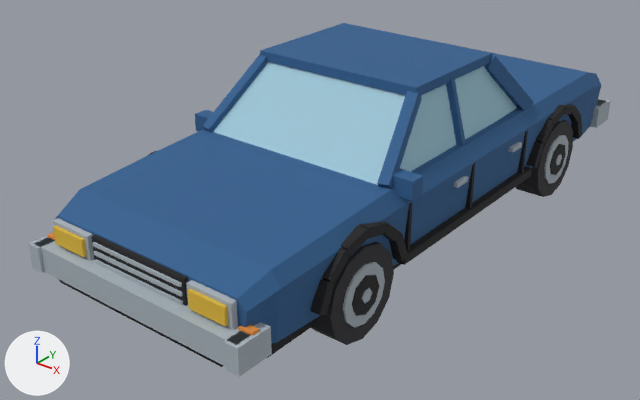
One commit to the glTF model site/models/GV_Sedan_Blue_01.glb: the scene before it, then after it.
Camera for both pictures: a camera (50 mm lens) standing at (3.63, -5.16, 3.23) and looking at (-0.19, -0.39, 0.28). Arrows for +X, +Y and +Z are at lower left; the lights stay in place. The first picture is the older version. Vertices at exactly the same position are counted once.

Before the edit, the objects in view are built like this:
```python
me_gv_sedan_blue_01 = bpy.data.meshes.new('GV_Sedan_Blue_01')
me_gv_sedan_blue_01.from_pydata(...)  # 964 vertices, 1560 faces; spans x -0.96..0.96, y -2.45..2.48, z 0.0..1.38
me_gv_sedan_blue_01.materials.append(mat_globalpalette)  # picture img_globalpalette
ob_gv_sedan_blue_01 = bpy.data.objects.new('GV_Sedan_Blue_01', me_gv_sedan_blue_01)
ob_gv_sedan_blue_01.location = (0.0, 0.0, 0.0)
```
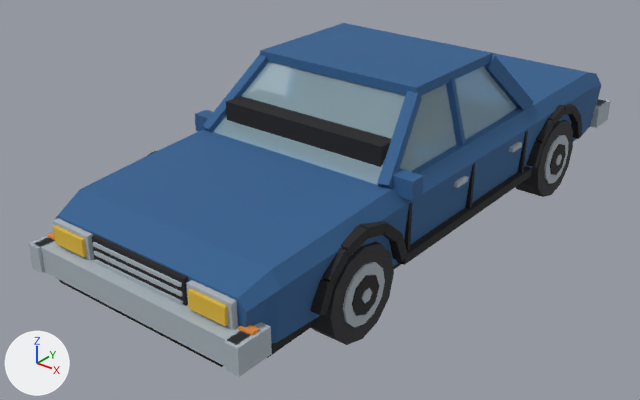
What changed in the scene script:
```text
Add mat_globalpaletteglass:
    mat_globalpaletteglass = bpy.data.materials.new('GlobalPaletteGlass')
    # uses the picture img_globalpalette
Change me_gv_sedan_blue_01:
    used by ob_gv_sedan_blue_01; location = (0.0, 0.0, 0.0)
    remove me_gv_sedan_blue_01.from_pydata(...)  # 964 vertices, 1560 faces; spans x -0.96..0.96, y -2.45..2.48, z 0.0..1.38
    add me_gv_sedan_blue_01.from_pydata(...)  # 1024 vertices, 1652 faces; spans x -0.96..0.96, y -2.45..2.48, z 0.0..1.38
    me_gv_sedan_blue_01 part 1: a new loose piece, a box spanning x -0.68..0.68, y -0.86..-0.5, z 0.85..1.09, in mat_globalpalette (picture img_globalpalette)
    me_gv_sedan_blue_01 part 2: the loose piece of 12 vertices spanning x 0.46..0.54, y 2.28..2.48, z 0.31..0.39 is copied, and the copy is scaled about its middle by (4, 0.15, 4), then moved by (-0.8, -2.66, 0.78); it spans x -0.47..-0.15, y -0.29..-0.26, z 0.99..1.27
    me_gv_sedan_blue_01 part 3: a new loose piece, a box spanning x -0.56..-0.06, y -0.25..0.25, z 0.85..0.95, in mat_globalpalette (picture img_globalpalette)
    me_gv_sedan_blue_01 part 4: a new loose piece, a box spanning x 0.06..0.56, y -0.25..0.25, z 0.85..0.95, in mat_globalpalette (picture img_globalpalette)
    me_gv_sedan_blue_01 part 5
    8 vertices are added at x -0.56..0.06, y 0.18..0.3, z 0.94..1.18
    8 new vertices lie (0.5, 0.0, 0.0) away from vertices in x -0.56..0.06, y 0.18..0.3, z 0.94..1.18
    24 new faces join them, mat_globalpalette (picture img_globalpalette)
    me_gv_sedan_blue_01 part 6: 28 faces spanning x -0.78..0.78, y -0.95..0.95, z 0.85..1.32 switch from mat_globalpalette (picture img_globalpalette) to mat_globalpaletteglass
    other edits to the shape of me_gv_sedan_blue_01 do not show in these pictures
```

Boxes (x1, y1, x2, y2) around the edits, measured in the pictures (640 x 400 px):
part 1 of me_gv_sedan_blue_01, added: after (226, 89, 413, 178)
part 2 of me_gv_sedan_blue_01, added (cyan): after (299, 71, 335, 107)
part 3 of me_gv_sedan_blue_01, added (cyan): after (298, 88, 385, 117)
part 4 of me_gv_sedan_blue_01, added (blue): after (365, 103, 450, 145)
part 5 of me_gv_sedan_blue_01, added (blue): after (330, 77, 460, 117)
part 6 of me_gv_sedan_blue_01, recoloured (cyan): before (213, 62, 517, 185)
